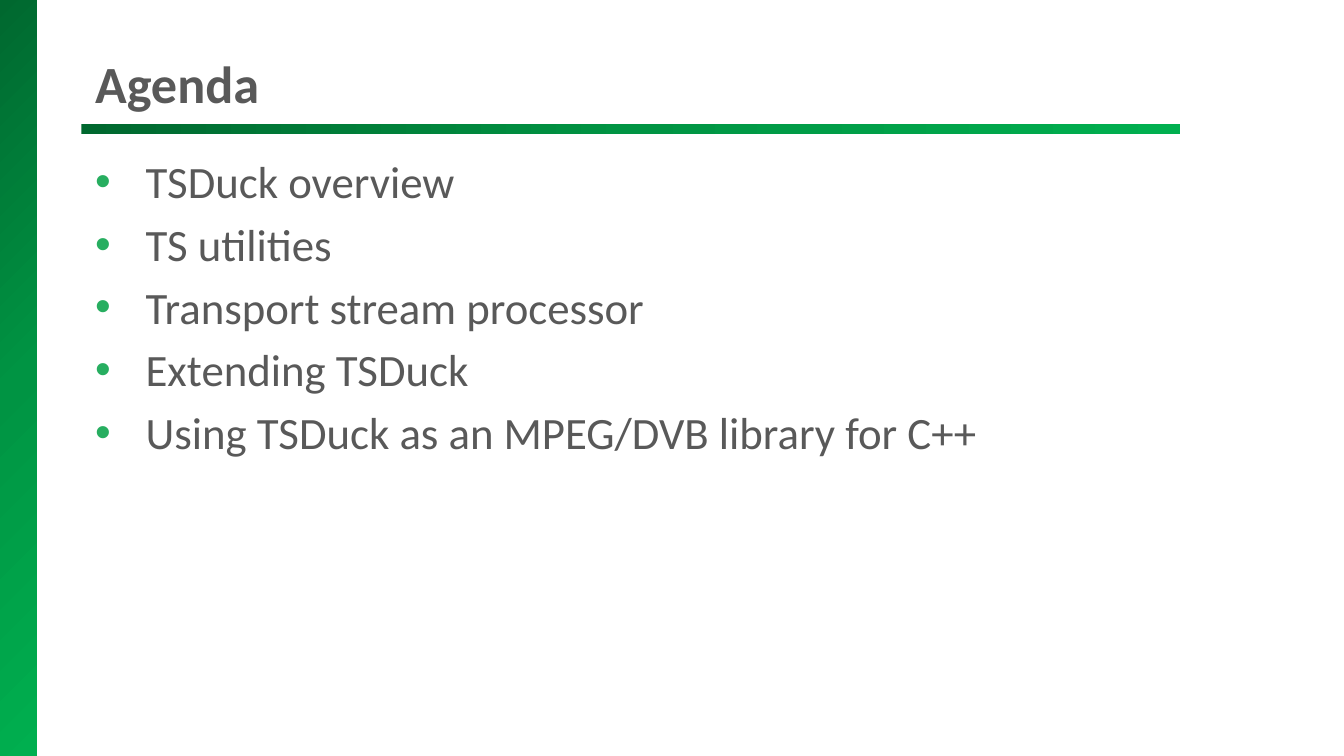
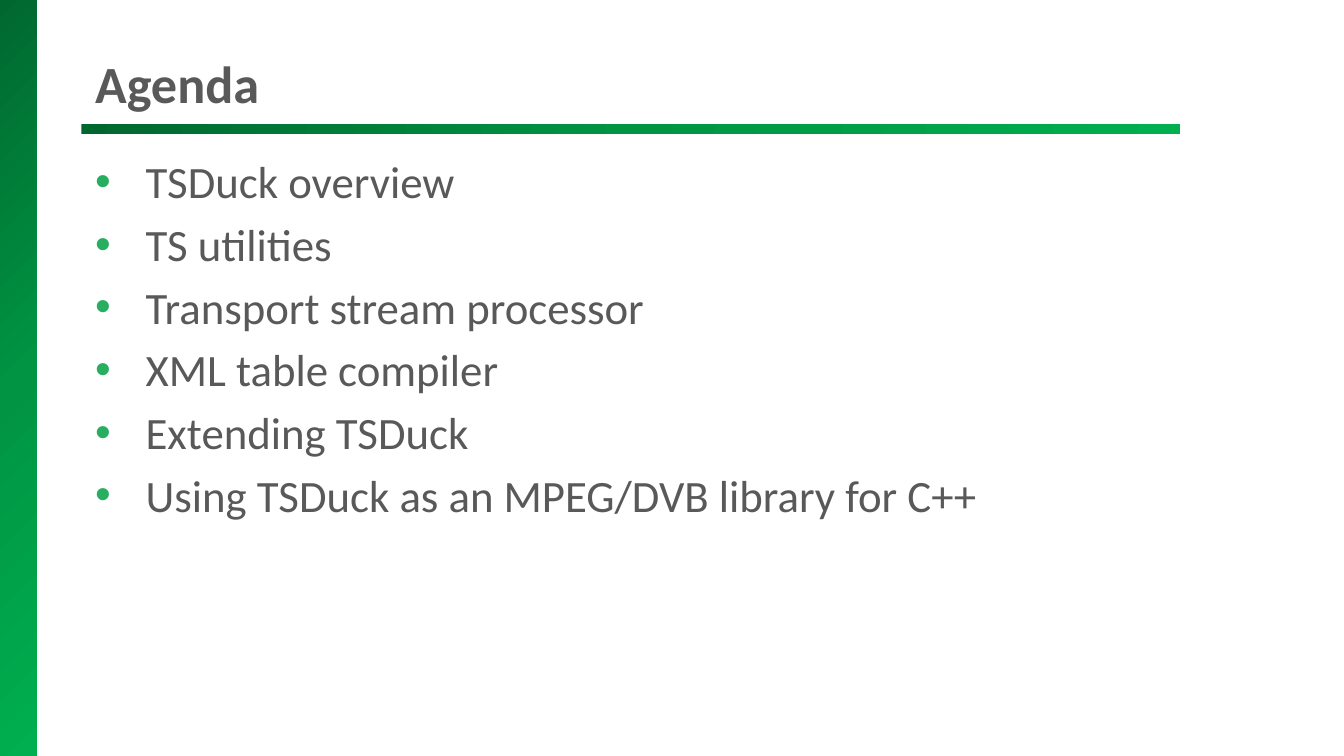
Before and after one commit to tsduck/tsduck, a slide deck: slide 2 of doc/tsduck-presentation.pptx. Drawn at 1344x756 pixels with LibreOffice and Linux fonts; fonts in the diff are those of the drawing; background and template pictures are left out. Boxes give left, top, right and bottom in pixels: in the first picture for what was removed or moved away, otherwise in the second. Text is boxed around its words. In the diff, an @@ line names an element or a change of style, - is before the commit and + after.

Commit message:
Completed XML table compiler

```diff
--- a/doc/tsduck-presentation.pptx
+++ b/doc/tsduck-presentation.pptx
@@ text at <box>146,355,498,393</box>: paragraph added @@
+• XML table compiler
```
Also in this commit, not shown: 2 other slides changed, 4 slides added, 13 other files.
